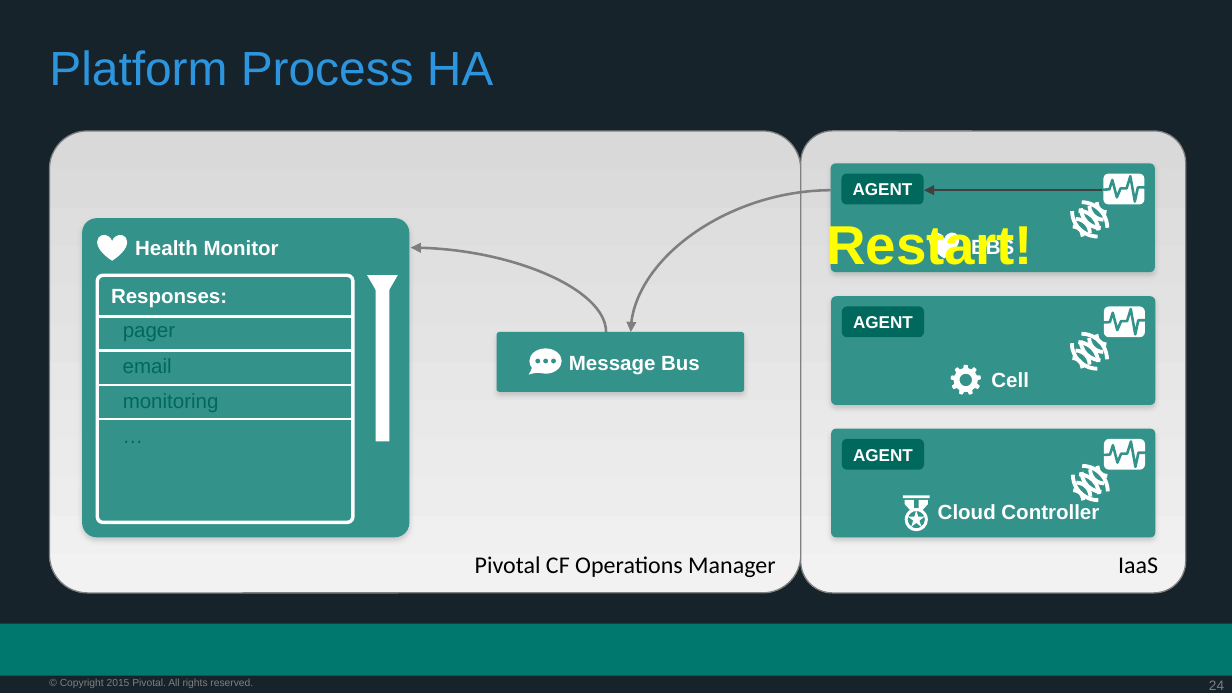
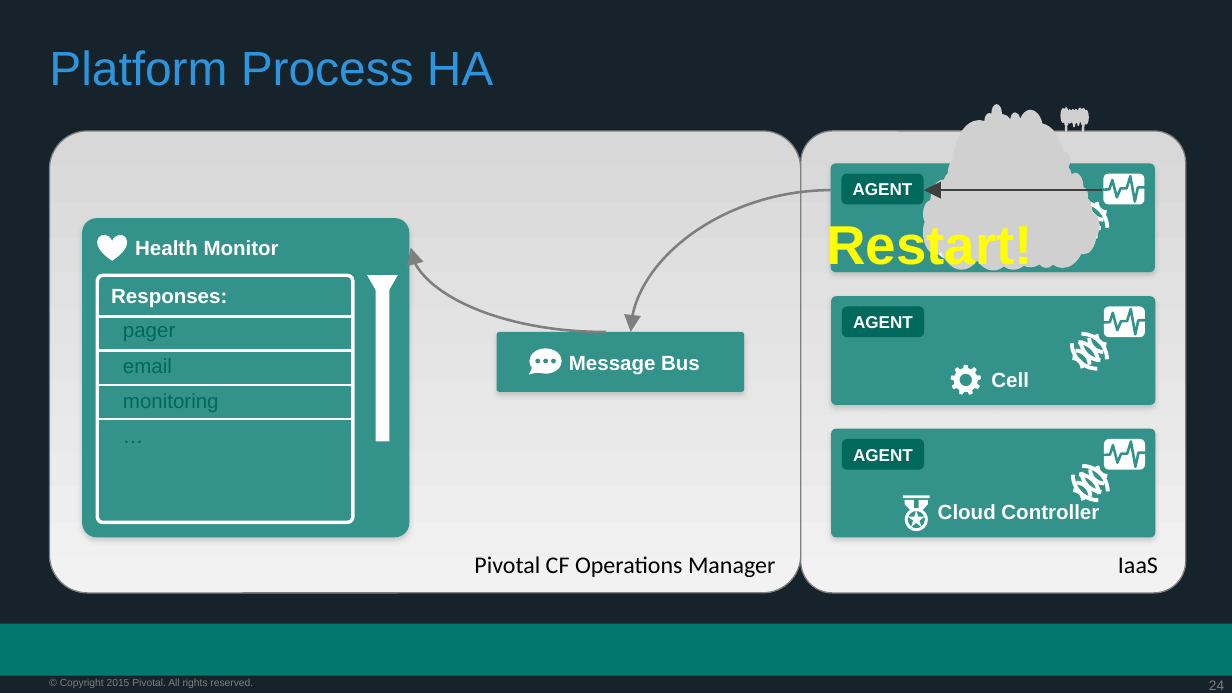
Before and after one commit to kishorepkr/PCF-Workshop-Fox, a slide deck: slide 24 of presentations/PCF-Architecture.pptx. Drawn at 1232x693 pixels with LibreOffice and Linux fonts; fonts in the diff are those of the drawing; grey boxes stand for pictures; background and template pictures are left out. Boxes give left, top, right and bottom in pixels: in the first picture for what was removed or moved away, otherwise in the second. Text is boxed around its words. In the diff, an @@ line names an element or a change of style, - is before the commit and + after.

```diff
--- a/presentations/PCF-Architecture.pptx
+++ b/presentations/PCF-Architecture.pptx
@@ picture added at [923, 105, 1099, 271] @@
@@ picture added at [1061, 107, 1089, 133] @@
@@ rounded rectangle at [49, 131, 801, 593]: fill gradient #D9D9D9 to #F2F2F2 to gradient #D8D8D8 to #F2F2F2; outline #808080 0.75 pt to #7F7F7F 0.75 pt @@
@@ rounded rectangle at [801, 131, 1185, 593]: fill gradient #D9D9D9 to #F2F2F2 to gradient #D8D8D8 to #F2F2F2; outline #808080 0.75 pt to #7F7F7F 0.75 pt @@
@@ text "Restart!" at [826, 221, 1033, 274]: letter outline #000000 1 pt to none @@
@@ arrow (1101, 190) - (924, 190): stroke #404040 1.5 pt to #3F3F3F 1.5 pt @@
@@ proportions changed in 8 elements at [841, 174, 924, 205], [1072, 186, 1122, 237], [1080, 188, 1120, 228], [1089, 191, 1117, 219], [1056, 202, 1106, 253], [1060, 211, 1099, 250], [1062, 219, 1090, 248], [1063, 227, 1083, 246] @@
@@ curved arrow (606, 331) - (410, 248): route changed @@
```
Also in this commit, not shown: 18 other slides changed.
